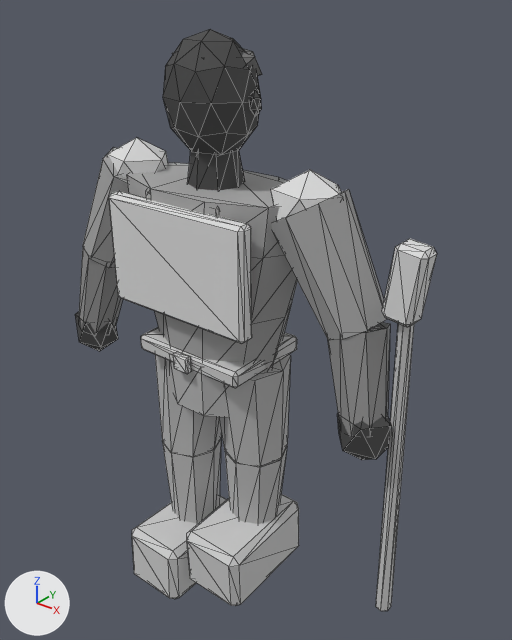
Two versions of the glTF model assets/exports/npc/npc_guard_passing_l_v01.glb, one commit apart.
Both versions are drawn from a 50 mm lens placed at (1.448, -1.614, 2.157), pointed at (0.099, 0.073, 1.111). The axes (+X, +Y, +Z) are drawn at lower left. The lights are the same throughout. The older version comes first. Mesh edges are drawn as thin lines. Vertices at exactly the same position are counted once.

The first picture shows 'GEO_npc_guard_passing_l_v01'.
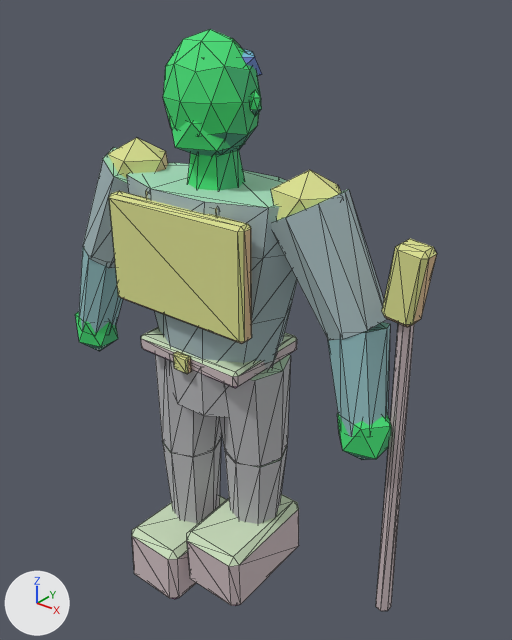
Changed parts and their boxes (x1, y1, x2, y2) in the pictures (512 x 640 px):
part 1 of me_geo_npc_guard_passing_l_v01, added (green)
    after: (170, 121, 245, 156)
part 2 of me_geo_npc_guard_passing_l_v01, recoloured
    both: (75, 29, 437, 611)

What the commit changed:
me_geo_npc_guard_passing_l_v01 is used by ob_geo_npc_guard_passing_l_v01; location (0.0, 0.0, 0.0).
me_geo_npc_guard_passing_l_v01 had 512 vertices, 916 faces and spanned x -0.68..0.74, y -0.28..0.18, z -0.01..2.02.
me_geo_npc_guard_passing_l_v01 now has 524 vertices, 936 faces and spans x -0.68..0.74, y -0.28..0.18, z -0.01..2.02.
me_geo_npc_guard_passing_l_v01 part 1: a new loose piece, an icosphere of 20 faces spanning x -0.11..0.11, y -0.14..0.07, z 1.66..1.83, in mat_mat_npc_indexed.
me_geo_npc_guard_passing_l_v01 part 2: 916 kept faces spanning x -0.68..0.74, y -0.28..0.18, z -0.01..2.02 get new vertex colours.
